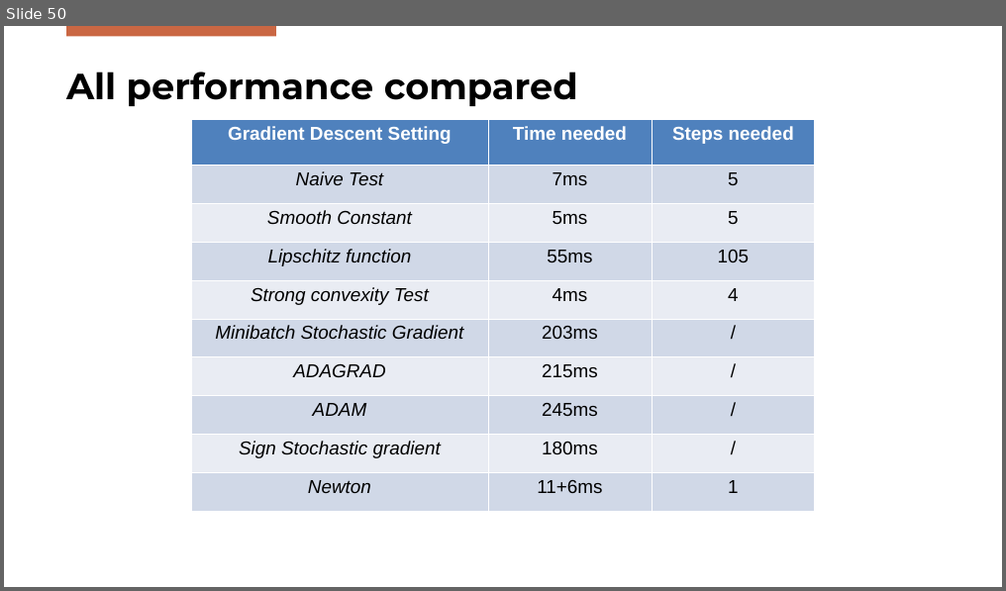
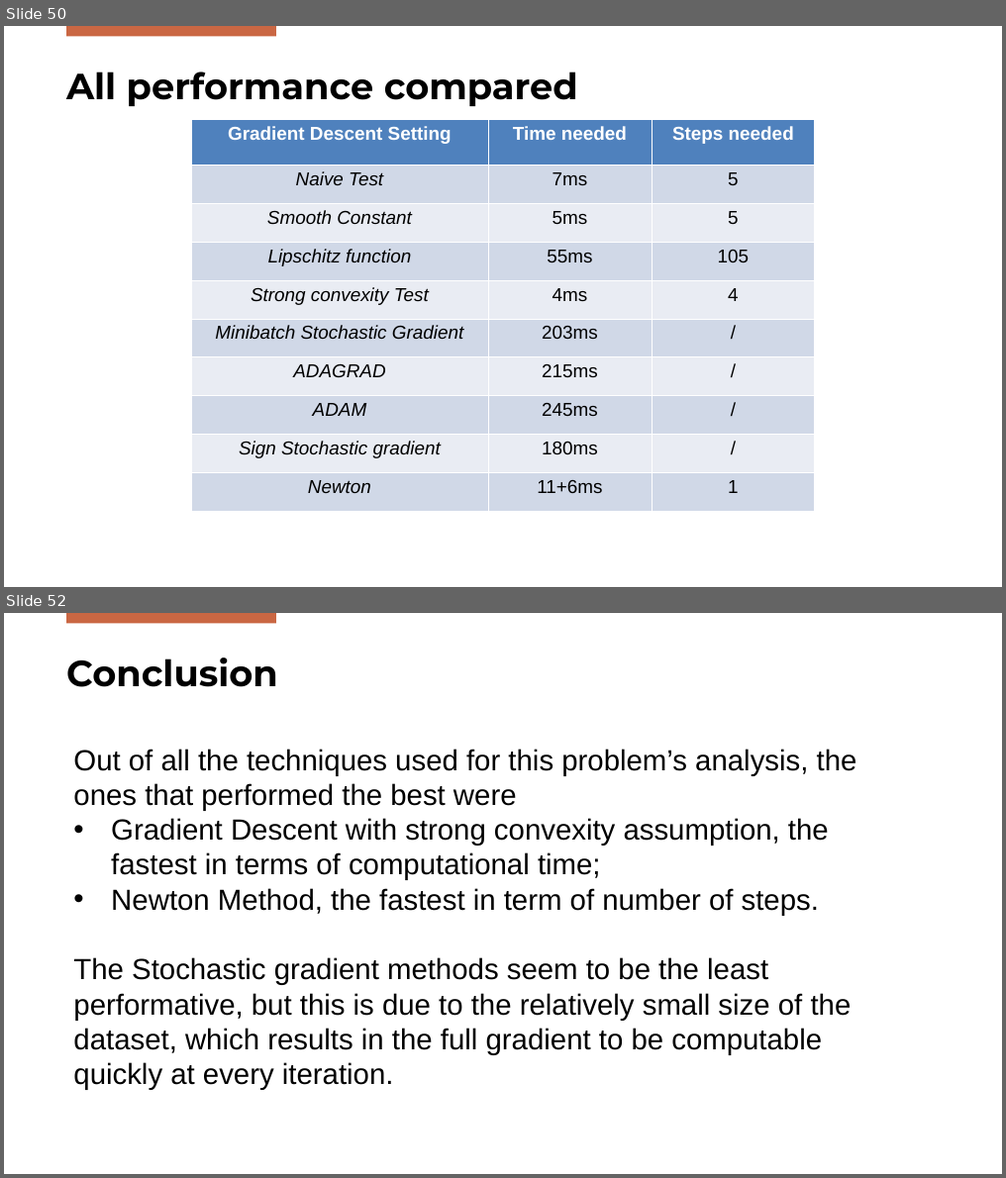
Before and after one commit to FilippoBolis/OptimizationProject_2025, a slide deck: Ppt/Optimization.pptx. Shown one above the other, each under a label of ours: slide 50 before the commit, slides 50 and 52 after it; the slides between them are not shown. The pictures are 1006x591 and 1006x1178 pixels, drawn with LibreOffice and Linux fonts; fonts in the diff are those of the drawing; background and template pictures are left out. Boxes give left, top, right and bottom in pixels: in the first picture for what was removed or moved away, otherwise in the second. Text is boxed around its words. In the diff, an @@ line names an element or a change of style, - is before the commit and + after.

```diff
--- a/Ppt/Optimization.pptx
+++ b/Ppt/Optimization.pptx
@@ slide 52 added at <box>4,613,1002,1174</box>, background #FFFFFF; not listed: 1 template element that a slide beside it also shows @@
@@ title added at <box>66,658,278,687</box>, 35 pt, text #000000, bold @@
+Conclusion
@@ text added at <box>73,749,857,1090</box>, 28 pt, text #000000 @@
+Out of all the techniques used for this problem’s analysis, the ones that performed the best were
+• Gradient Descent with strong convexity assumption, the fastest in terms of computational time;
+• Newton Method, the fastest in term of number of steps.
+The Stochastic gradient methods seem to be the least performative, but this is due to the relatively small size of the dataset, which results in the full gradient to be computable quickly at every iteration.
```
Also in this commit, not shown: 4 slides changed, 2 other files.
